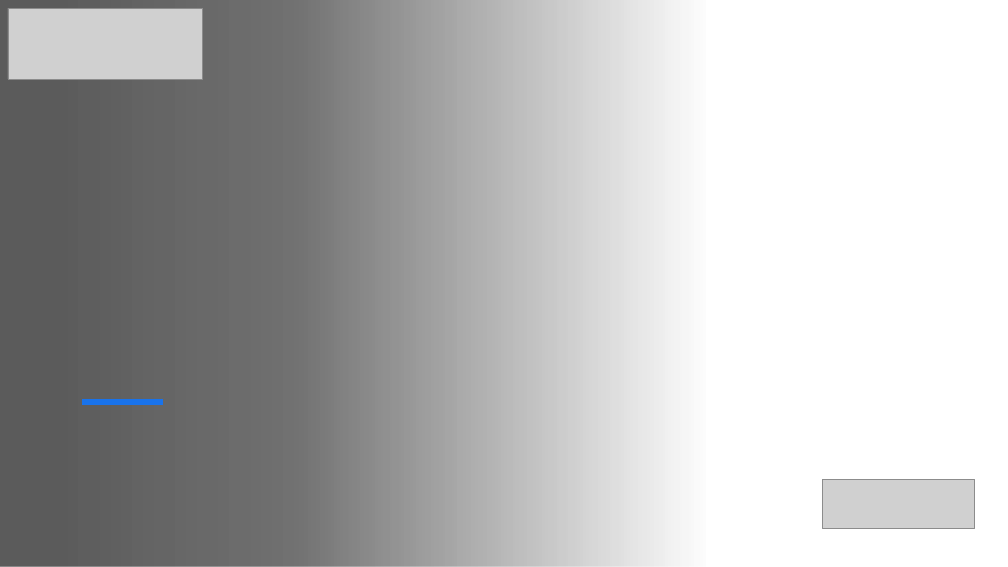
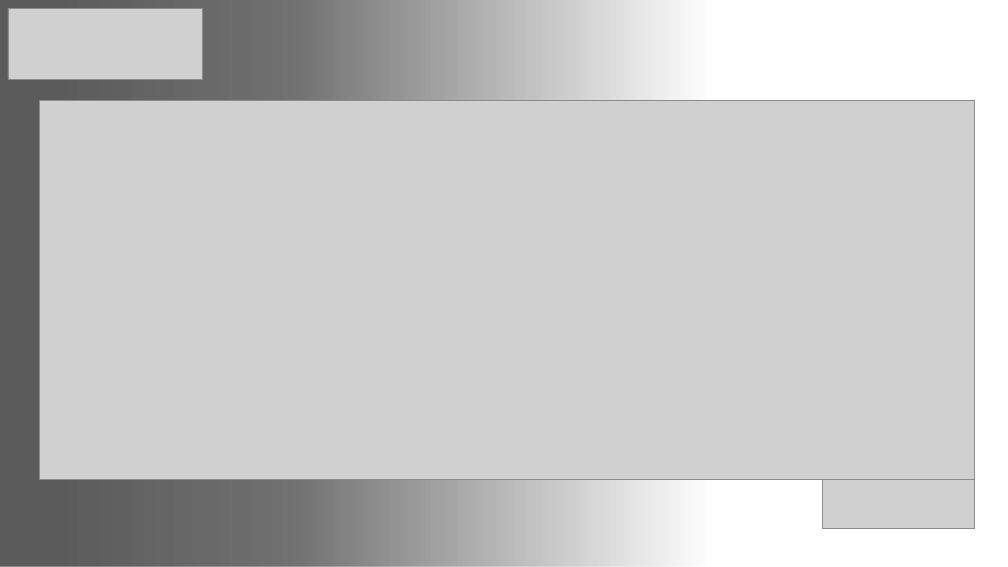
Before and after one commit to vinisnasc/RHMVC_ProjetoFinalAtosUFN, a slide deck: slide 7 of Documents/Apresentacao.pptx. Drawn at 1008x567 pixels with LibreOffice and Linux fonts; fonts in the diff are those of the drawing; grey boxes stand for pictures; background and template pictures are left out. Boxes give left, top, right and bottom in pixels: in the first picture for what was removed or moved away, otherwise in the second. Text is boxed around its words. In the diff, an @@ line names an element or a change of style, - is before the commit and + after.

```diff
--- a/Documents/Apresentacao.pptx
+++ b/Documents/Apresentacao.pptx
@@ picture added at (x1=40, y1=101, x2=975, y2=479) @@
@@ line removed from (82, 402) to (163, 402) @@
```
Also in this commit, not shown: 3 other slides changed, 2 slides added, 2 slides removed, 11 other files.
